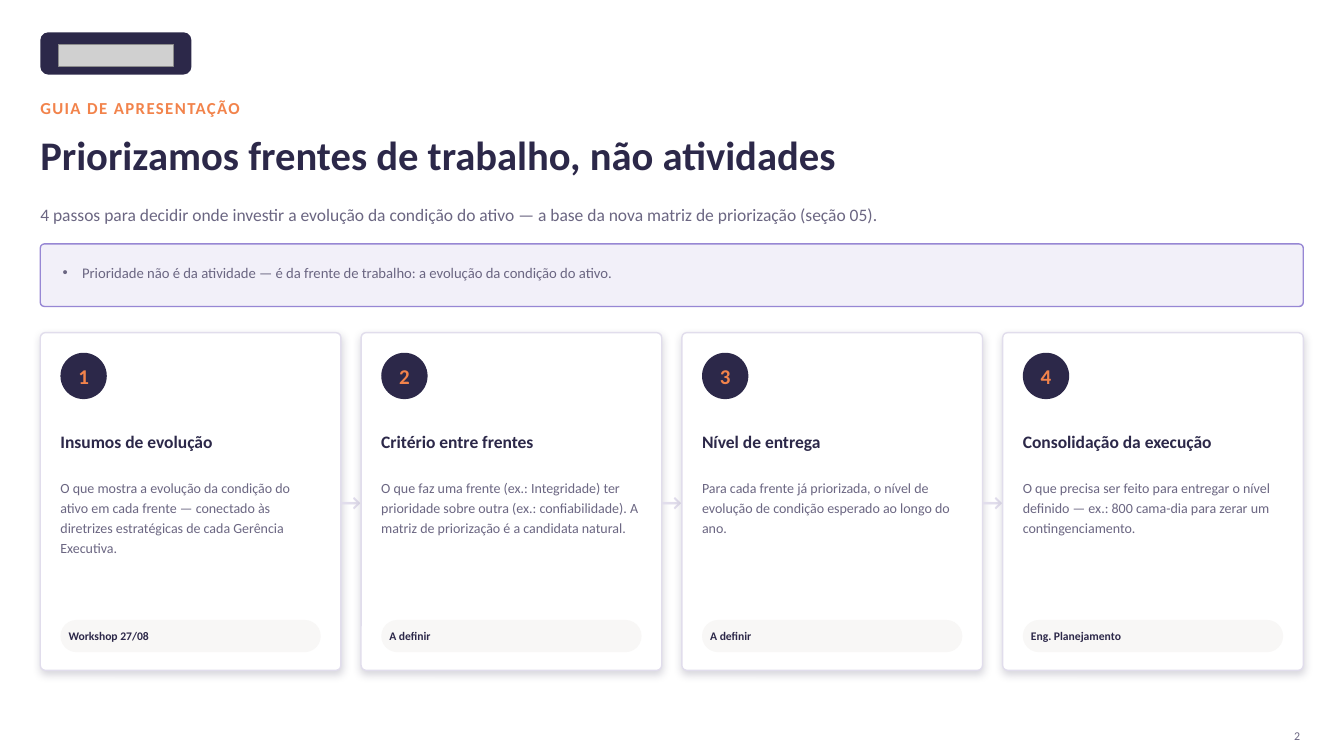
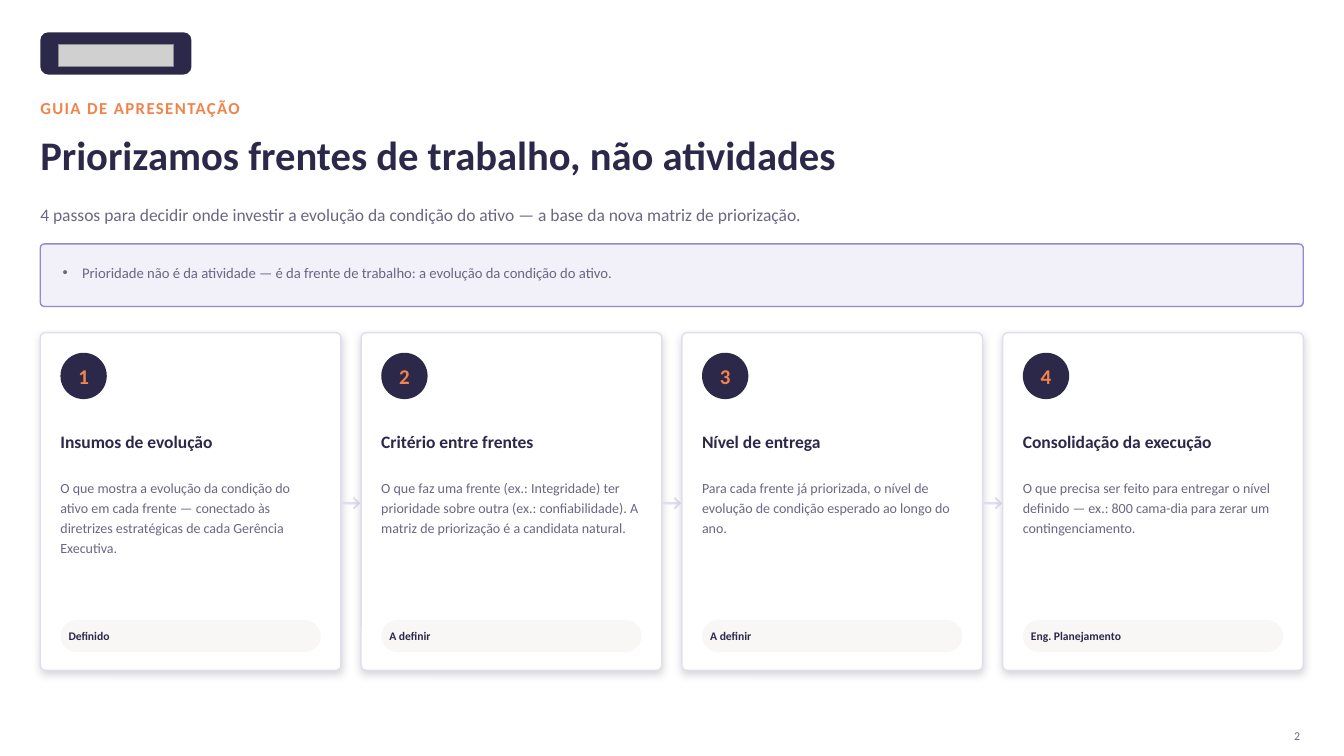
Before and after one commit to LucasRibaas/Planejamento, a slide deck: slide 3 of Planejamento_Integrado_Operacoes_Topside.pptx. Drawn at 1344x756 pixels with LibreOffice and Linux fonts; fonts in the diff are those of the drawing; grey boxes stand for pictures. Boxes give left, top, right and bottom in pixels: in the first picture for what was removed or moved away, otherwise in the second. Text is boxed around its words. In the diff, an @@ line names an element or a change of style, - is before the commit and + after.

```diff
--- a/Planejamento_Integrado_Operacoes_Topside.pptx
+++ b/Planejamento_Integrado_Operacoes_Topside.pptx
@@ text at (40,209,801,224): text changed @@
-4 passos para decidir onde investir a evolução da condição do ativo — a base da nova matriz de priorização (seção 05).
+4 passos para decidir onde investir a evolução da condição do ativo — a base da nova matriz de priorização.
@@ text at (69,632,110,640): text changed @@
-Workshop 27/08
+Definido
```
Also in this commit, not shown: 16 other slides changed, 4 slides added, 1 other file.
